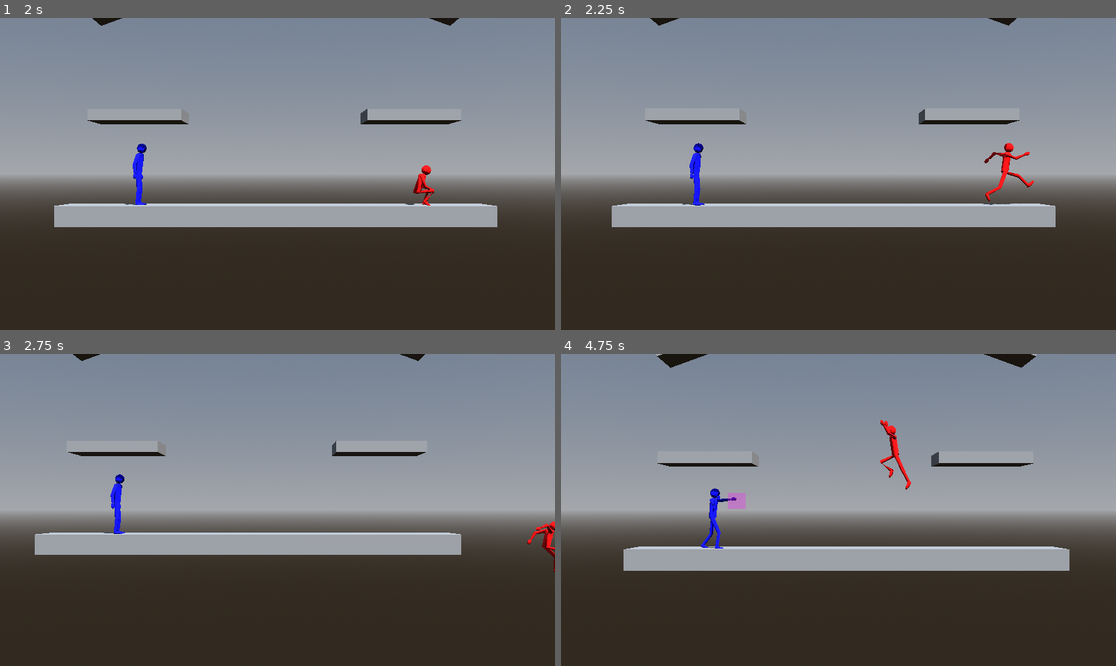
Above: before the commit, frames 1-4 (two rows, left to right).
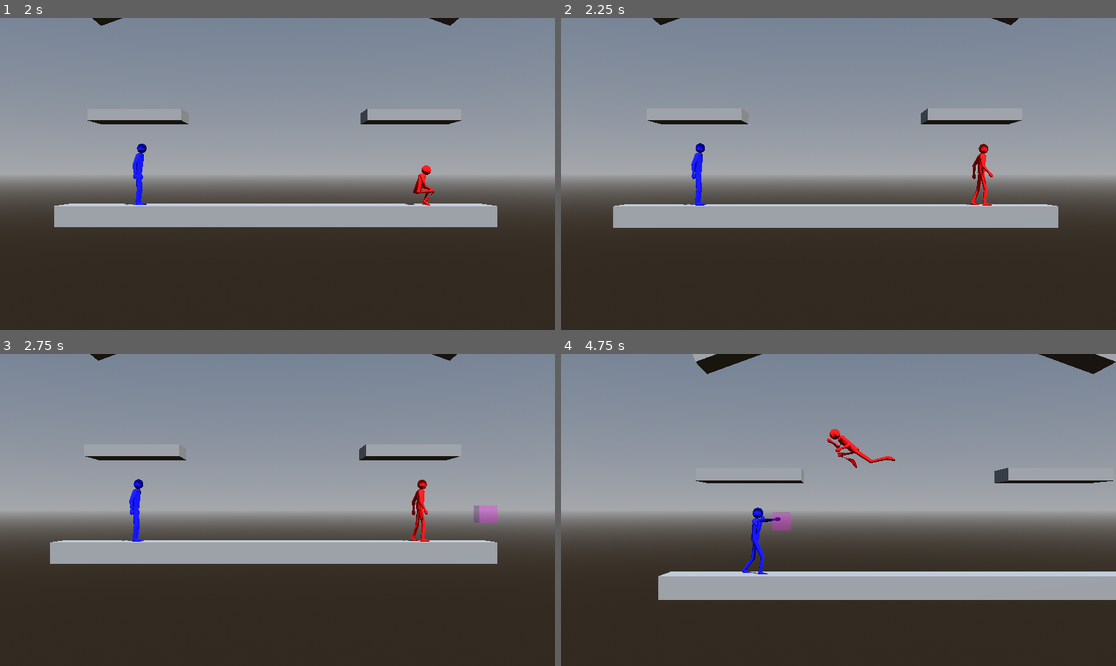
Above: after the commit, the same moments.

Repository: CocoMarck/SuperSmashTux
Game: Godot game, scene res://scenes/main.tscn
Same seed, same stepped clock (60 frames per second), same inputs: the game is played once before the commit and once after it.
Inputs:
- Up to frame 1 (2 s): hold Right (player1_move_right) 0.53-1.28 s; tap K (player1_attack) at 0.6 s; tap / (player1_jump) at 0.77, 1.52 s; hold Down (player1_move_down) from 1.28 s (still down); tap O (player1_grab) at 1.35 s
- Up to frame 2 (2.25 s): release Down (player1_move_down) at 2.03 s; hold Right (player1_move_right) from 2.03 s (still down); tap L (player1_power_attack) at 2.1 s
- Up to frame 3 (2.75 s): keep holding Right (player1_move_right)
- Up to frame 4 (4.75 s): release Right (player1_move_right) at 2.78 s; hold Up (player1_move_up) 2.78-3.53 s; tap P (player1_shield) at 2.85 s; tap / (player1_jump) at 3.02, 3.77, 4.52 s; hold . (player1_walk) 3.53-4.28 s; hold Left (player1_move_left) from 3.53 s (still down); tap G (player2_attack) at 4.35 s

Frame 1 is identical in both runs. In frame 2, 1.3% of the frame differs, in the area x 9-90%, y 0-68%; in frame 3, 7.5%; in frame 4, 17%, in the area x 11-100%, y 0-79%.

Commit message:
Better hitboxes with physics. Optimization to init attack and hitbox. Create a hitbox with movement with fight move

Diff:
--- a/scripts/area_gravity_3d.gd
+++ b/scripts/area_gravity_3d.gd
@@ -16,14 +16,14 @@
 # Visibles en GUI
 @export var bounce : bool = false
 @export var bounce_impulse: float = 0.0
-@export var speed: float = 10 # Horizontal speed
+@export var speed: float = 0 # Horizontal speed
 
 # Direccion de spawneo. Para movimiento solo usa x.
 var _direction: Vector3 = Vector3.ZERO
 var _x_not_zero_value: float = 0.0
 
 # Flags
-var use_gravity: bool
+var use_gravity: bool = false
 
 func _allow_bounce() -> bool:
 	return bounce and bounce_impulse > 0
@@ -90,9 +90,13 @@
 
 	return signals
 
+func _allow_speed():
+	return speed > 0
+
 func move(delta: float, signals: VerticalForceSignals) -> void:
 	# Movimiento horizontal
-	_target_velocity.x += (speed * _x_not_zero_value) * delta
+	if _allow_speed():
+		_target_velocity.x = (speed * _x_not_zero_value)
 
 	if _allow_bounce():
 		if signals.on_floor:
@@ -110,7 +114,7 @@
 	_set_x_not_zero_value(_direction)
 
 # Called every frame. 'delta' is the elapsed time since the previous frame.
-func _process(delta: float) -> void:
+func _physics_process(delta: float) -> void:
 	var vertical_force_signals :VerticalForceSignals = _vertical_force(delta)
 	move(delta, vertical_force_signals)
 	_commit(delta)
--- a/scripts/fighter.gd
+++ b/scripts/fighter.gd
@@ -38,7 +38,6 @@
 # Propiedades privadas | Ataque
 var _attack_count: float = 0.0
 var _current_attack: FightMove = null
-var _attack_direction : Vector3 = Vector3(0.0, 0.0, 0.0)
 var _attack_jump_count :int = 0
 
 var _attacks: Attacks = Attacks.new(
@@ -300,6 +299,7 @@
 # Propiedades privadas | Hitbox
 var _spawned_hitboxes_damages: Array = []
 var _spawned_hitbox_grab: HitboxGrab = null
+var _spawned_hitbox_ids: Dictionary = {}
 
 # Override funcs
 func _false_inputs() -> void:
@@ -317,25 +317,40 @@
 	#_shield = false # Este no. Se necesita para poder absorver golpe mientras se pone escudo.
 
 # Funciones | hitbox de ataque.
-func _spawn_hitboxes_damages(p_id: int, p_size: Vector3, p_position: Vector3, p_damage: int, p_direction: Vector3, p_lifetime: float) -> void:
+func _spawn_hitboxes_damages(
+	hitbox_move: HitboxMove, p_direction: Vector3,
+) -> void:
 	'''
 	Spawn de hitbox por movimiento de ataque.
 	Swap de ejes: el "adelante" (x) del FightMove cae en z del Pivot, y z en x invertido.
 	Se indica posision y tamaño de hitbox.
 	'''
-	var fixed_position := Vector3(p_position.z, p_position.y, p_position.x)
+	var fixed_position := Vector3(hitbox_move.position.z, hitbox_move.position.y, hitbox_move.position.x)
 	var hitbox_damage : HitboxDamage = HitboxDamage.new({
-		"id": p_id,
+		"id": hitbox_move.id,
 		"position": fixed_position,
-		"size": p_size,
+		"size": hitbox_move.size,
 		"parent": self,
-		"damage": p_damage,
+		"damage": hitbox_move.damage,
 		"direction": p_direction,
-		"lifetime": p_lifetime,
-		"color": Color(1.0, 0.0, 1.0, 0.3)
+		"lifetime": hitbox_move.duration,
+		"color": Color(1.0, 0.0, 1.0, 0.3),
+		"use_gravity": hitbox_move.use_gravity,
+		"fall_acceleration": hitbox_move.fall_acceleration,
+		"bounce": hitbox_move.bounce,
+		"speed": hitbox_move.speed,
+		"bounce_impulse": hitbox_move.bounce_impulse,
 	})
 	_spawned_hitboxes_damages.append( hitbox_damage )
-	_pivot.add_child(hitbox_damage)
+	if hitbox_damage.use_gravity == false:
+		# Agregarlo como hijo.
+		_pivot.add_child(hitbox_damage)
+	else:
+		# Con gravedad: Pasa aser nodo libre de la escena, para su movimiento.
+		# No depende del pivot, se convierte la posición local del pivot al global.
+		get_tree().current_scene.add_child(hitbox_damage)
+		hitbox_damage.rotation_degrees.y = 90 # Alinearla lateral, no de frente.
+		hitbox_damage.global_position = _pivot.to_global(fixed_position)
 
 func _clear_hitboxes_damages() -> void:
 	'''
@@ -343,8 +358,9 @@
 	'''
 	for hitbox_damage in _spawned_hitboxes_damages:
 		if hitbox_damage != null:
-			hitbox_damage.queue_free()
-			hitbox_damage = null
+			if hitbox_damage.use_gravity == false:
+				hitbox_damage.queue_free()
+				hitbox_damage = null
 	_spawned_hitboxes_damages.clear()
 
 func _clean_hitboxes_damages() -> void:
@@ -422,10 +438,6 @@
 	'''
 	_init_attack_by_move(direction_buffered, states)
 
-func _set_attack_direction() -> void:
-	_attack_count = 0
-	_attack_direction.x = _current_attack.direction.x * _x_not_zero_value
-	_attack_direction.y = _current_attack.direction.y * 0.1
 
 func _set_attack(states: MoveStates) -> void:
 	'''
@@ -433,8 +445,6 @@
 	'''
 	if _current_attack != null:
 		return
-
-	_attack_direction = Vector3.ZERO
 
 	# Ataque en piso
 	var direction_buffered :bool = _is_direction_buffer() # Margen de error de presión de direccion.
@@ -444,7 +454,9 @@
 		return
 
 	# Inicializar ataque
-	_set_attack_direction()
+	_attack_count = 0 ## Contador de combo, si es que tiene.
+	_spawned_hitbox_ids.clear() ## Cada que se pone direccion de ataque, poner el clear de los hitbox id spawneados. Para poder spawnear varios si es que se requiere
+
 
 func _cancel_attack(signals: VerticalForceSignals, states: MoveStates):
 	# Verificar attack
@@ -574,20 +586,9 @@
 			direction.y = hitbox_move.direction.y * 0.1
 			if hitbox_time < time_ratio+hitbox_move.duration:
 				# Solo spawnear hitbox si no esta repetido. Se hace con id.
-				var repeated_hitbox = false
-				for hitbox_damage in _spawned_hitboxes_damages:
-					if hitbox_damage.id == hitbox_move.id:
-						repeated_hitbox = true
-						break
-				if not repeated_hitbox:
-					_spawn_hitboxes_damages(
-						hitbox_move.id,
-						hitbox_move.size,
-						hitbox_move.position,
-						hitbox_move.damage,
-						direction,
-						hitbox_move.duration
-					)
+				if not _spawned_hitbox_ids.has(hitbox_move.id):
+					_spawned_hitbox_ids[hitbox_move.id] = true
+					_spawn_hitboxes_damages( hitbox_move, direction )
 
 	# Debug
 	if first_attack_frame:
--- a/scripts/helpers/hitbox_move.gd
+++ b/scripts/helpers/hitbox_move.gd
@@ -9,10 +9,16 @@
 var position: Vector3
 var size: Vector3
 var direction: Vector3
-var speed: Vector3
 var rotation: float
 var init_time_ratio: float
 var duration: float
+
+# AreaGravity3D
+var fall_acceleration: float
+var use_gravity: bool
+var bounce: bool
+var bounce_impulse: float
+var speed: float
 
 var _defaults :Dictionary = {
 	"id": 1,
@@ -20,10 +26,14 @@
 	"position": Vector3(0,0,0),
 	"size": Vector3(0.5,0.5,0.5),
 	"direction": Vector3(0,0,0),
-	"speed": Vector3(0,0,0),
 	"rotation": 0.0,
 	"init_time_ratio": 0.5,
-	"duration": 0.2
+	"duration": 0.2,
+	"use_gravity": false,
+	"fall_acceleration": 0.0,
+	"bounce": false,
+	"speed": 0.0,
+	"bounce_impulse": 0.0,
 }
 
 func _init(p_config: Dictionary) -> void:
@@ -34,8 +44,13 @@
 	damage = config["damage"]
 	position = config["position"]
 	size = config["size"]
-	speed = config["speed"]
 	rotation = config["rotation"]
 	init_time_ratio = config["init_time_ratio"]
 	duration = config["duration"]
 	direction = config["direction"]
+
+	use_gravity = config["use_gravity"]
+	fall_acceleration = config["fall_acceleration"]
+	bounce = config["bounce"]
+	bounce_impulse = config["bounce_impulse"]
+	speed = config["speed"]
--- a/scripts/helpers/power_attacks.gd
+++ b/scripts/helpers/power_attacks.gd
@@ -2,21 +2,21 @@
 extends RefCounted
 
 # Ataques en el piso
-var ground_neutral : FightMove
+var standard : FightMove
 var down : FightMove
 var up : FightMove
 
 # Ataques en el aire.
-var air_neutral : FightMove
+var air_standard : FightMove
 var air_down : FightMove
 var air_up : FightMove
 
 # Propiedades privadas valorees default
 var _defaults :Dictionary = {
-	"ground_neutral" : FightMove.new({}),
+	"standard" : FightMove.new({}),
 	"down": FightMove.new({}),
 	"up": FightMove.new({}),
-	"air_neutral": FightMove.new({}),
+	"air_standard": FightMove.new({}),
 	"air_down": FightMove.new({}),
 	"air_up": FightMove.new({}),
 }
@@ -27,9 +27,9 @@
 	config.merge(p_config, true)  # true = p_config gana
 
 	# Movimientos de ataque
-	ground_neutral = config["ground_neutral"]
+	standard = config["standard"]
 	down = config["down"]
 	up = config["up"]
-	air_neutral = config["air_neutral"]
+	air_standard = config["air_standard"]
 	air_down = config["air_down"]
 	air_up = config["air_up"]
--- a/scripts/hitbox.gd
+++ b/scripts/hitbox.gd
@@ -1,5 +1,5 @@
 class_name Hitbox
-extends Area3D
+extends AreaGravity3D
 
 '''
 Hitbox.
@@ -17,7 +17,7 @@
 var _box_mesh := BoxMesh.new()
 var _material := StandardMaterial3D.new()
 
-var _direction: Vector3 # <--- Direccion de spawneo
+#var _direction: Vector3 # <--- Direccion de spawneo
 
 var _lifetime :float = 0.0
 var _init_lifetime: float
@@ -30,6 +30,11 @@
 	"color": Color(1.0, 1.0, 1.0, 0.4),
 	"lifetime": 1.0,
 	"direction": Vector3.ZERO,
+	"use_gravity": false,
+	"fall_acceleration": 0.0,
+	"bounce": false,
+	"speed": 0.0,
+	"bounce_impulse": 0.0,
 }
 
 func _init(
@@ -39,6 +44,14 @@
 	var config := _defaults.duplicate()
 	config.merge(p_config, true)  # true = p_config gana
 
+	# AreaGravity3D
+	_fall_acceleration = config["fall_acceleration"]
+	use_gravity = config["use_gravity"]
+	speed = config["speed"]
+	bounce = config["bounce"]
+	bounce_impulse = config["bounce_impulse"]
+
+	# Essentials
 	id = config["id"]
 	position = config["position"]
 	_parent = config["parent"]
@@ -75,10 +88,11 @@
 
 # Called when the node enters the scene tree for the first time.
 func _ready() -> void:
-	pass
+	super()
 
 # Called every frame. 'delta' is the elapsed time since the previous frame.
 func _process(delta: float) -> void:
+	# Lifetime
 	if _good_lifetime():
 		if _lifetime <= 0:
 			self.queue_free()
--- a/scripts/hitbox_damage.gd
+++ b/scripts/hitbox_damage.gd
@@ -28,3 +28,5 @@
 		print(body.damage_percentage)
 		body.set_damage_percentage( _damage )
 		body.set_damage_move( _damage, _direction )
+		if use_gravity:
+			self.queue_free()
--- a/scripts/power_fighter.gd
+++ b/scripts/power_fighter.gd
@@ -6,9 +6,21 @@
 
 # Propiedades privadas | Power attacks
 var _power_attacks: PowerAttacks = PowerAttacks.new({
+	"standard" : FightMove.new({
+		"name": &"neutral_attack1", "duration": 0.625, "speed": Vector3(0,0,0),
+		"air_attack": false,
+		"hitboxes_moves": [
+			HitboxMove.new({
+				"id": 1, "damage": 10, "size": Vector3(0.5,0.5,0.5),
+				"position": Vector3(0.8,0.3,0), "direction": Vector3(0.25,0.3,0),
+				"init_time_ratio": 0.6, "duration": 2.0,
+				"use_gravity": true, "speed": 20, "bounce": true, "bounce_impulse": 8.0, "fall_acceleration": 20,
+			})
+		]
+	}),
 	"up" : FightMove.new({
 		"name": &"up_power_attack", "duration": 0.625, "speed": Vector3(5,0,0),
-		"direction": Vector3(0,0,0), "jump_power": 12.0, "air_attack": false,
+		"jump_power": 12.0, "air_attack": false,
 		"grab_attack": false, "override_horizontal_move": true,
 		"override_vertical_move": false, "immortal": false,
 		"hitboxes_moves": [
@@ -21,7 +33,7 @@
 	}),
 	"air_up" : FightMove.new({
 		"name": &"air_up_power_attack", "duration": 0.625, "speed": Vector3(5,0,0),
-		"direction": Vector3(0,0,0), "jump_power": 12.0, "air_attack": true,
+		"jump_power": 12.0, "air_attack": true,
 		"grab_attack": false, "override_horizontal_move": true,
 		"override_vertical_move": false, "immortal": false,
 		"hitboxes_moves": [
@@ -40,6 +52,8 @@
 	# En el piso
 	if states.neutral_up:
 		_current_attack = _power_attacks.up
+	elif states.neutral or states.walking or states.running or states.crouch_move:
+		_current_attack = _power_attacks.standard
 	elif states.air_up:
 		_current_attack = _power_attacks.air_up
 
